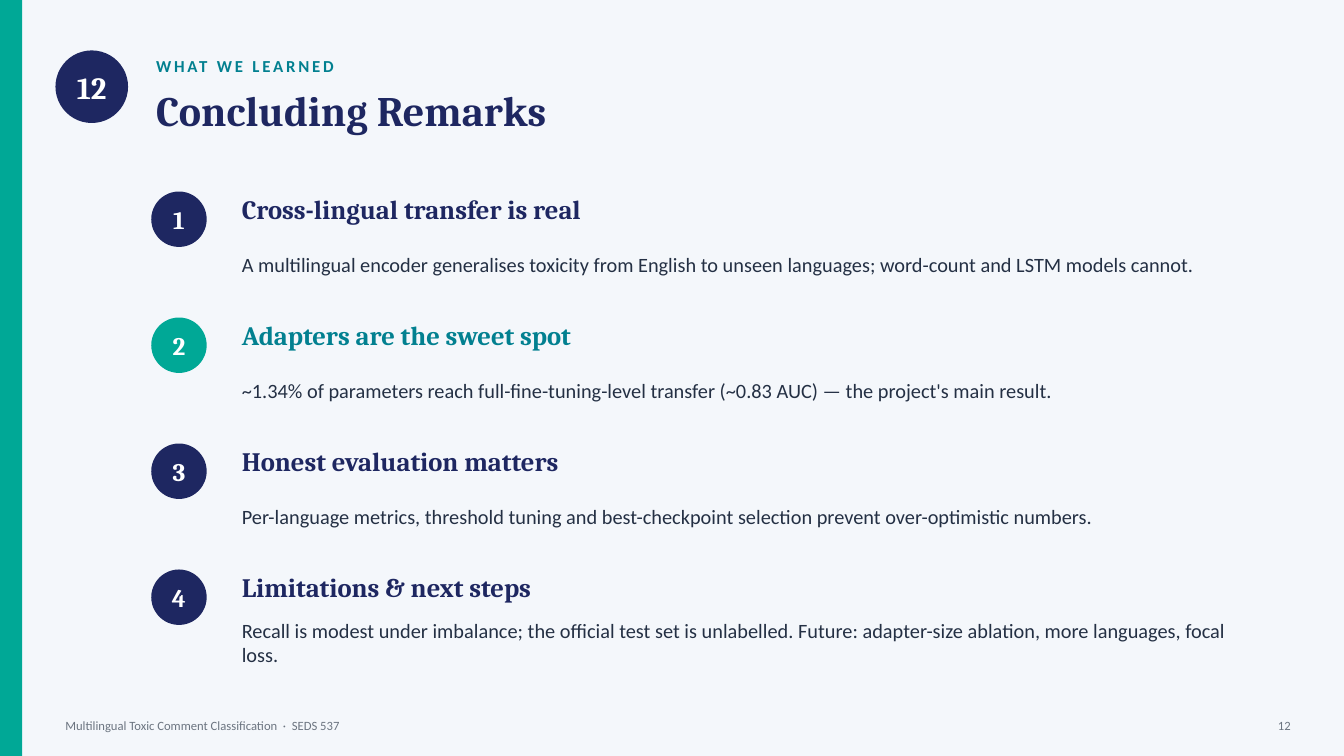
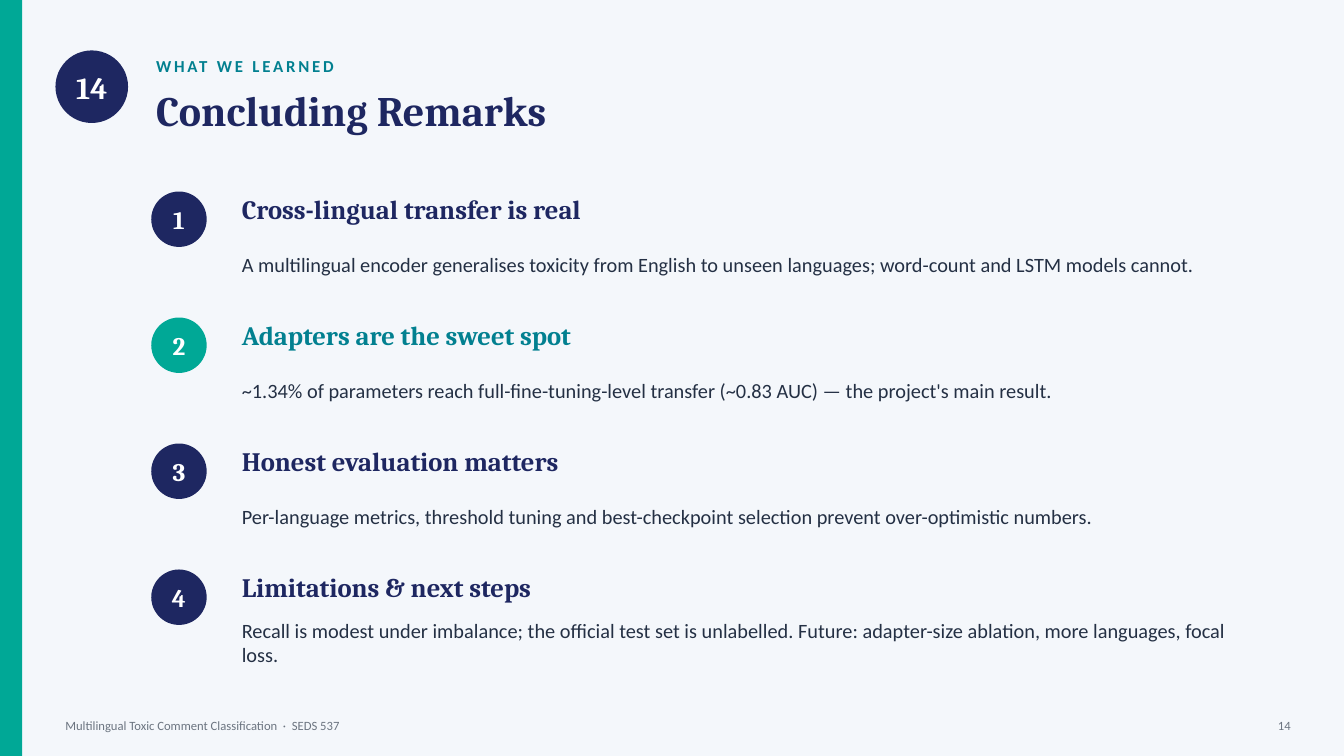
Before and after one commit to yasntrk/multilingual-toxic-comment-classification, a slide deck: slide 15 of presentation/Multilingual_Toxic_Classification.pptx (slide 13 before the commit). Drawn at 1344x756 pixels with LibreOffice and Linux fonts; fonts in the diff are those of the drawing. Boxes give left, top, right and bottom in pixels: in the first picture for what was removed or moved away, otherwise in the second. Text is boxed around its words. In the diff, an @@ line names an element or a change of style, - is before the commit and + after.

```diff
--- a/presentation/Multilingual_Toxic_Classification.pptx
+++ b/presentation/Multilingual_Toxic_Classification.pptx
@@ text at [76,78,107,99]: text changed @@
-12
+14
@@ text at [1278,722,1291,730]: text changed @@
-12
+14
```
Also in this commit, not shown: 4 other slides changed, 4 slides added, 2 slides removed, 4 other files.
